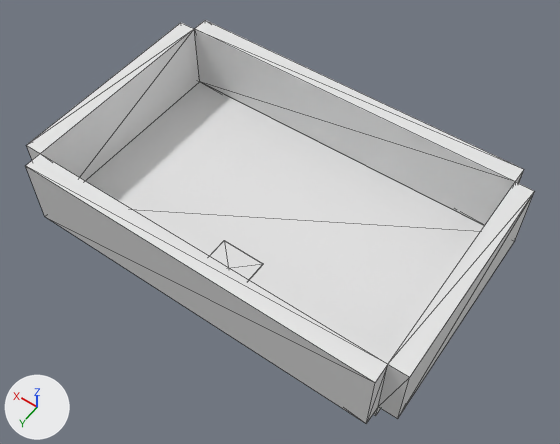
What one commit did to the glTF model Assets/Lab/lab_col.glb.
The view is the same before and after, from a 50 mm camera at (-15.1, 16.6, 32.4) aimed at (-0.7, -3.4, 0.8). Arrows for +X, +Y and +Z are at lower left; the lights stay in place. The picture after the commit comes second. Mesh edges are drawn as thin lines.

The older version as bpy lines, for what is in view:
```python
me_atom_bounds_col_004 = bpy.data.meshes.new('atom_bounds_col.004')
me_atom_bounds_col_004.from_pydata(...)  # 24 vertices, 48 faces; spans x -11.0..11.0, y -11.0..3.0, z 0.0..4.0
me_atom_floor_col_004 = bpy.data.meshes.new('atom_floor_col.004')
me_atom_floor_col_004.from_pydata(...)  # 16 vertices, 24 faces; spans x -10.0..10.0, y -10.0..2.0, z -1.0..0.1
ob_bounds_col_004 = bpy.data.objects.new('bounds_col.004', me_atom_bounds_col_004)
ob_bounds_col_004.location = (0.0, 0.0, 0.0)
ob_floor_col_004 = bpy.data.objects.new('floor_col.004', me_atom_floor_col_004)
ob_floor_col_004.location = (0.0, 0.0, 0.0)
```
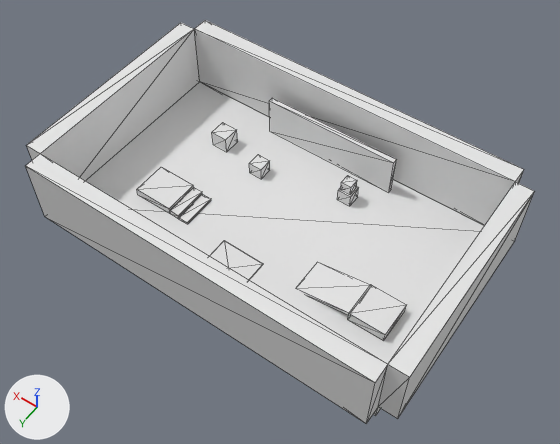
Where the change shows, as pixel boxes (x1, y1, x2, y2) in the pictures (560 x 444 px):
'obstacles_col', added
    after: (137, 98, 406, 341)

The change, as a list of edits to the scene's bpy script:
```text
Add me_atom_obstacles_col:
    me_atom_obstacles_col.from_pydata(...)  # 78 vertices, 120 faces; spans x -8.5..7.0, y -9.3..-1.0, z -0.2..2.4
Add ob_obstacles_col:
    ob_obstacles_col = bpy.data.objects.new('obstacles_col', me_atom_obstacles_col)
    ob_obstacles_col.location = (0.0, 0.0, 0.0)
```
